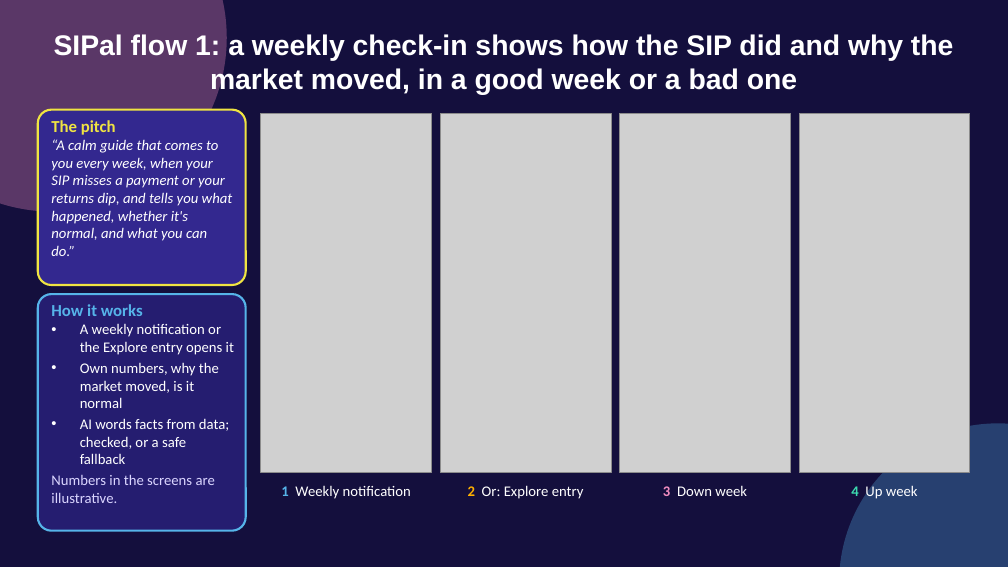
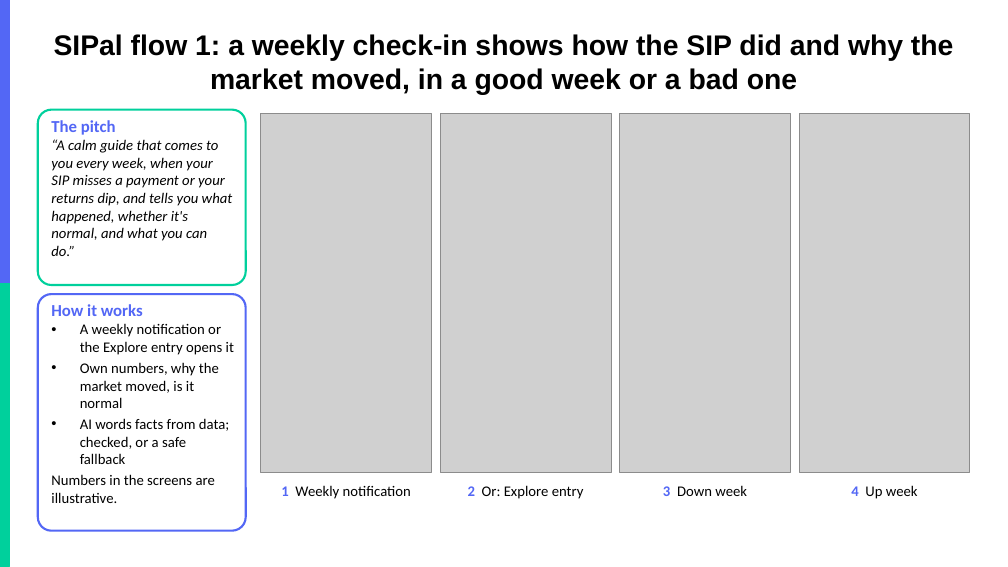
Before and after one commit to akarshita711/NEXTLEAP_GRAD_PROJECT_groww_SIP_research, a slide deck: slide 8 of deck/NL_Groww.pptx. Drawn at 1008x567 pixels with LibreOffice and Linux fonts; fonts in the diff are those of the drawing; grey boxes stand for pictures; background and template pictures are left out. Boxes give left, top, right and bottom in pixels: in the first picture for what was removed or moved away, otherwise in the second. Text is boxed around its words. In the diff, an @@ line names an element or a change of style, - is before the commit and + after.

```diff
--- a/deck/NL_Groww.pptx
+++ b/deck/NL_Groww.pptx
@@ background #140F3D to #FFFFFF @@
@@ ellipse removed at box(0, 0, 227, 212) @@
@@ rectangle added at box(0, 0, 9, 284), fill #5367F5, outline #5367F5 1 pt @@
@@ title "SIPal flow 1: a weekly ..." at box(54, 34, 954, 95): text colour #FFFFFF to #000000 @@
@@ rounded rectangle at box(38, 110, 246, 285): fill #33288F to #FFFFFF; outline #F0E442 2 pt to #00D09C 2 pt @@
@@ text "The pitch" at box(51, 120, 233, 256): text colour #F0E442 to #5367F5 in "The pitch"; text colour #FFFFFF to #000000 @@
@@ rectangle added at box(0, 284, 9, 567), fill #00D09C, outline #00D09C 1 pt @@
@@ rounded rectangle at box(38, 294, 246, 531): fill #251D70 to #FFFFFF; outline #56B4E9 2 pt to #5367F5 2 pt @@
@@ text "How it works" at box(51, 304, 234, 503): text colour #56B4E9 to #5367F5 in "How it works"; text colour #FFFFFF to #000000 in "A weekly notification or the Explore entry ...", "Own numbers, why the market moved, is ...", "AI words facts from data; checked, or ..."; text colour #DAD5FF to #000000 in "Numbers in the screens are illustrative." @@
@@ ellipse removed at box(839, 423, 1008, 567) @@
@@ text "1 Weekly notification" at box(281, 486, 411, 499): text colour #56B4E9 to #5367F5 in "1"; text colour #FFFFFF to #000000 @@
@@ text "2 Or: Explore entry" at box(468, 485, 584, 499): text colour #FFB000 to #5367F5 in "2"; text colour #FFFFFF to #000000 @@
@@ text "3 Down week" at box(663, 485, 747, 496): text colour #F08DC0 to #5367F5 in "3"; text colour #FFFFFF to #000000 in "Down week" @@
@@ text "4 Up week" at box(851, 485, 918, 499): text colour #3DDBB0 to #5367F5 in "4"; text colour #FFFFFF to #000000 in "Up week" @@
```
Also in this commit, not shown: 9 other slides changed, 18 other files.
